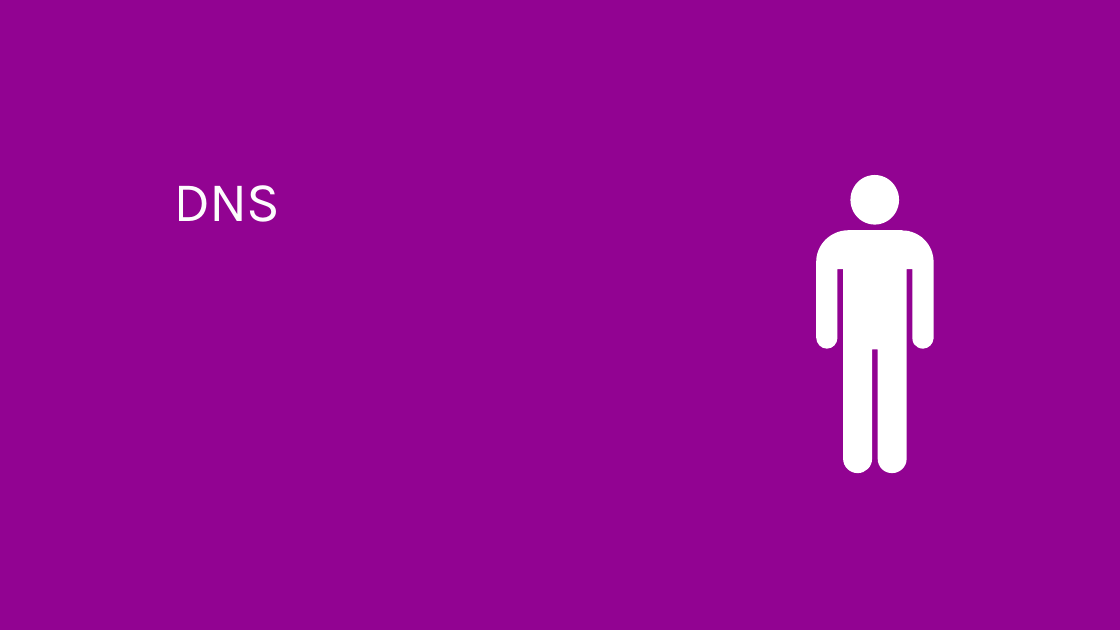
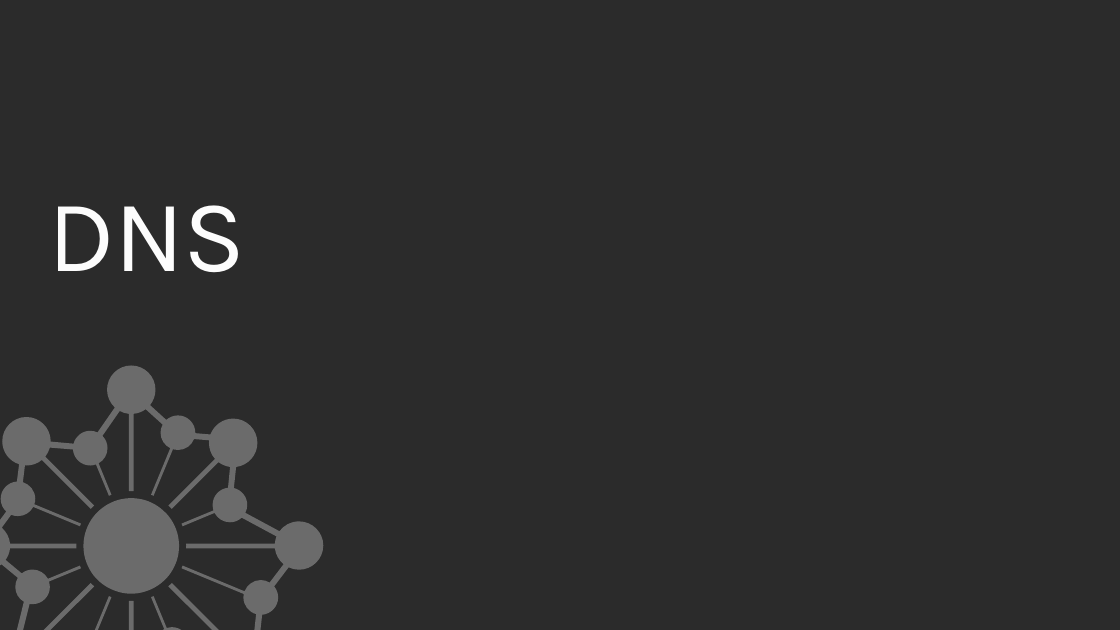
Before and after one commit to Microsoft-Web/WebTK-Presentations, a slide deck: slide 18 of DeployWebAppsToCloud/DeployWebAppsToCloud.pptx (slide 17 before the commit). Drawn at 1120x630 pixels with LibreOffice and Linux fonts; fonts in the diff are those of the drawing; background and template pictures are left out; a plain dark background stands for a picture behind light text. Boxes give left, top, right and bottom in pixels: in the first picture for what was removed or moved away, otherwise in the second. Text is boxed around its words. In the diff, an @@ line names an element or a change of style, - is before the commit and + after.

```diff
--- a/DeployWebAppsToCloud/DeployWebAppsToCloud.pptx
+++ b/DeployWebAppsToCloud/DeployWebAppsToCloud.pptx
@@ background #910091 to picture (left out) @@
@@ text "DNS": place and size @@
-text "DNS" at box(174, 185, 281, 222)
+text "DNS" at box(48, 205, 245, 273)
@@ text "DNS" at box(48, 205, 245, 273): size 48 to 88 pt, text colour #FFFFFF at 98% opacity to #FFFFFF, letter spacing -1 to -1.2 pt; more space between paragraphs @@
@@ ellipse removed at box(850, 175, 899, 224) @@
@@ freeform shape removed at box(816, 230, 933, 473) @@
@@ freeform shape added at box(0, 365, 323, 630), fill #FFFFFF at 30% opacity @@
```
Also in this commit, not shown: 24 other slides changed, 2 slides added, 1 slide removed, 6 other files.
